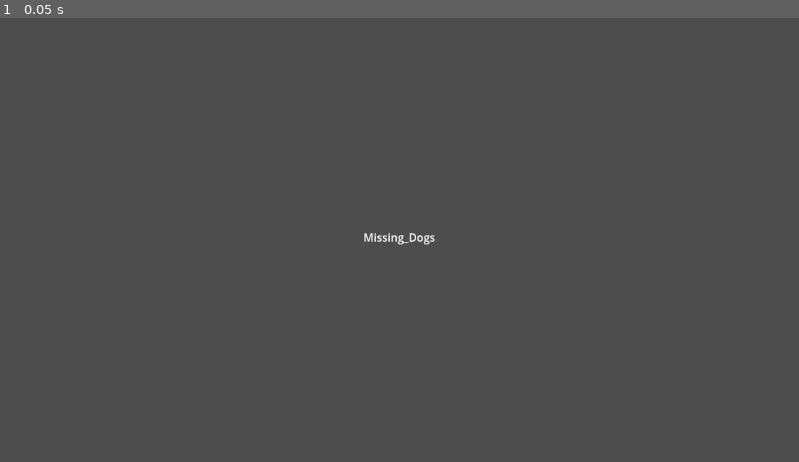
Above: before the commit, frame 1.
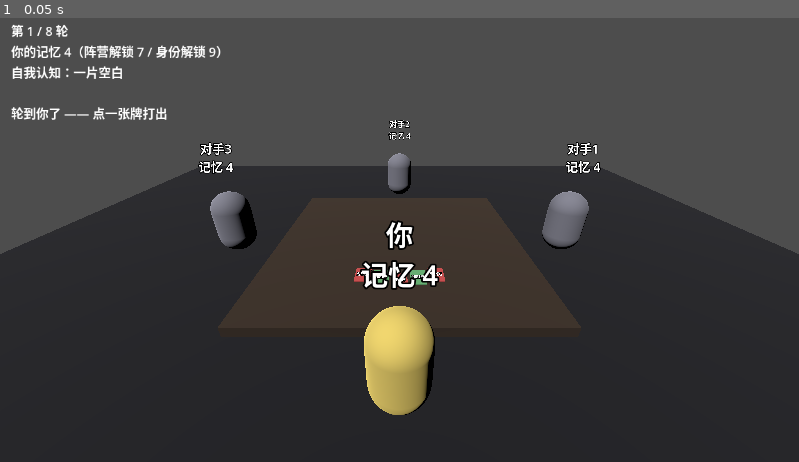
Above: after the commit, the same moment.

Repository: BikiniBottomBall/Missing_Dogs
Game: Godot game, scene res://main.tscn
The game is run twice, just before and just after one commit, with the same random seed, the same clock (stepped at 60 frames per second) and the same inputs.
Inputs:
- Up to frame 1 (0.05 s): no input

The runs differ from the first frame. In frame 1, 63% of the frame differs, in the area x 0-100%, y 1-100%.

Commit message:
第一版 3D 牌桌原型：牌桌循环能转起来了
按确认的方向重写 game/：

- rules.gd   纯规则，不引用任何节点，可无头跑、可单测
             牌池权重、记忆值经济、解锁阈值都取自 docs/design-validation.md
- ai.gd      对手逻辑，第一版够活就行
- main.gd    3D 场景搭建（几何体占位）+ 手牌点击 + 回合驱动
- main.tscn  Node3D + main.gd

验证方式：
  godot --headless --path game -- --auto
  AUTO_RESULT winner=0 rounds=5 guard=20
    seat 0 ident=救援者 memory=-1 alive=false
    seat 1 ident=追捕者 memory=0  alive=false
    seat 2 ident=目击者 memory=1  alive=true
    seat 3 ident=卧底   memory=0  alive=false

能无头跑完一整局并分出胜负，退出码 0。交互模式（不带 --auto）跑了 8 秒
没有脚本错误，停在等待玩家操作上。

这一版故意没做：目标选择（现在自动挑目标）、枪与抢枪、身份线索的界面呈现、
剧情与美术。按顺序排在 game/README.md 里了。

顺带修了一个手牌点击的解析错误（_on_card_clicked 少声明了 bind 进来的 index）。

Diff:
--- /dev/null
+++ b/game/ai.gd
@@ -0,0 +1,55 @@
+class_name MDAi
+extends RefCounted
+#
+# 第一版 AI：够活就行，不打磨。
+# 以后要换人格、换策略，只改这一个文件。
+
+
+## 返回 {"index": 手牌下标, "target": 目标座位}；-1 表示没有可打的牌
+static func choose(rules: MDRules, seat: int) -> Dictionary:
+	var p: Dictionary = rules.players[seat]
+	var hand: Array = p["hand"]
+	if hand.is_empty():
+		return {"index": -1, "target": -1}
+
+	var my_mem: int = p["memory"]
+	var suspect := rules.highest_memory_opponent(seat)
+	var helper := rules.lowest_memory_other(seat)
+
+	var best_index := 0
+	var best_score := -999.0
+	var best_target := -1
+
+	for i in hand.size():
+		var cat: int = hand[i]["cat"]
+		var target := -1
+		var score := 0.0
+
+		match cat:
+			MDRules.Cat.REMINISCE:
+				score = 1.4 if my_mem < 7 else 0.8
+			MDRules.Cat.COVER:
+				score = 1.1 if my_mem < 6 else 0.6
+			MDRules.Cat.INVESTIGATE:
+				target = suspect
+				score = 1.0
+			MDRules.Cat.EMPATHY:
+				target = helper
+				score = 1.2 if my_mem < 7 else 0.7
+			MDRules.Cat.HARM:
+				target = suspect
+				if target >= 0:
+					score = 1.3 + 0.15 * float(rules.players[target]["memory"])
+			MDRules.Cat.DECEIVE:
+				target = suspect
+				if target >= 0:
+					score = 1.1 + 0.10 * float(rules.players[target]["memory"])
+
+		if rules.card_needs_target(cat) and target < 0:
+			continue
+		if score > best_score:
+			best_score = score
+			best_index = i
+			best_target = target
+
+	return {"index": best_index, "target": best_target}
--- /dev/null
+++ b/game/main.gd
@@ -0,0 +1,293 @@
+extends Node3D
+#
+# 第一版 3D 牌桌原型。
+#
+# 刻意做得很丑：桌子是方块，人是胶囊，牌是薄片 + 3D 文字。
+# 这一版要验证的不是画面，而是 **牌桌循环能不能转起来**：
+#   点一张牌 -> 结算 -> 记忆值变化 -> 轮到别人 -> 一轮结束记忆全体 -1 -> 直到分出胜负
+#
+# 你自己是座位 0。目标座位目前是自动挑的（杀伤/欺骗/调查打记忆最高的人，
+# 共感给记忆最低的人），因为"点牌再点人"的两段式交互留到下一版。
+#
+# 无头自检：godot --headless --path game -- --auto
+
+const RULES_SCRIPT := preload("res://rules.gd")
+const AI_SCRIPT := preload("res://ai.gd")
+
+const SEAT_RADIUS := 1.15
+const CARD_W := 0.09
+const CARD_D := 0.13
+const PLAYER_SEAT := 0
+
+const CAT_COLORS := [
+	Color(0.35, 0.55, 0.85),  # 调查
+	Color(0.40, 0.70, 0.45),  # 掩护
+	Color(0.75, 0.65, 0.35),  # 追忆
+	Color(0.80, 0.45, 0.65),  # 共感
+	Color(0.80, 0.30, 0.30),  # 杀伤
+	Color(0.55, 0.35, 0.75),  # 欺骗
+]
+
+var rules: MDRules
+var hand_root: Node3D
+var seat_labels: Array = []
+var status_label: Label
+var busy := false
+var auto_mode := false
+
+
+func _ready() -> void:
+	auto_mode = "--auto" in OS.get_cmdline_user_args()
+	_build_room()
+	_build_ui()
+
+	rules = RULES_SCRIPT.new()
+	rules.setup(randi())
+
+	_refresh()
+	if auto_mode:
+		_run_auto()
+	else:
+		_maybe_ai_turn()
+
+
+# ---------------------------------------------------------------- 场景搭建
+
+func _build_room() -> void:
+	var light := DirectionalLight3D.new()
+	light.rotation_degrees = Vector3(-55, -40, 0)
+	light.light_energy = 1.1
+	add_child(light)
+
+	var cam := Camera3D.new()
+	cam.position = Vector3(0, 1.05, 1.85)
+	cam.look_at_from_position(Vector3(0, 1.05, 1.85), Vector3(0, 0.05, 0))
+	cam.current = true
+	add_child(cam)
+
+	# 地板
+	var floor_mesh := MeshInstance3D.new()
+	var floor_box := BoxMesh.new()
+	floor_box.size = Vector3(8, 0.02, 8)
+	floor_mesh.mesh = floor_box
+	floor_mesh.position = Vector3(0, -0.5, 0)
+	floor_mesh.material_override = _mat(Color(0.10, 0.10, 0.12))
+	add_child(floor_mesh)
+
+	# 桌子
+	var table := MeshInstance3D.new()
+	var table_box := BoxMesh.new()
+	table_box.size = Vector3(1.7, 0.06, 1.7)
+	table.mesh = table_box
+	table.material_override = _mat(Color(0.22, 0.17, 0.13))
+	add_child(table)
+
+	# 四个座位 + 记忆值标签
+	for s in MDRules.SEATS:
+		var pos := _seat_position(s)
+
+		var body := MeshInstance3D.new()
+		var cap := CapsuleMesh.new()
+		cap.radius = 0.12
+		cap.height = 0.42
+		body.mesh = cap
+		body.position = pos + Vector3(0, 0.18, 0)
+		body.material_override = _mat(Color(0.5, 0.5, 0.55) if s != PLAYER_SEAT else Color(0.9, 0.8, 0.4))
+		add_child(body)
+
+		var lbl := Label3D.new()
+		lbl.font_size = 48
+		lbl.pixel_size = 0.0016
+		lbl.billboard = BaseMaterial3D.BILLBOARD_ENABLED
+		lbl.position = pos + Vector3(0, 0.62, 0)
+		lbl.text = ""
+		add_child(lbl)
+		seat_labels.append(lbl)
+
+	hand_root = Node3D.new()
+	hand_root.position = Vector3(0, 0.06, 0.52)
+	add_child(hand_root)
+
+
+func _build_ui() -> void:
+	var layer := CanvasLayer.new()
+	add_child(layer)
+	status_label = Label.new()
+	status_label.position = Vector2(16, 12)
+	status_label.add_theme_font_size_override("font_size", 18)
+	layer.add_child(status_label)
+
+
+func _mat(c: Color) -> StandardMaterial3D:
+	var m := StandardMaterial3D.new()
+	m.albedo_color = c
+	return m
+
+
+func _seat_position(s: int) -> Vector3:
+	var a := deg_to_rad(90.0 * float(s))
+	return Vector3(sin(a) * SEAT_RADIUS, 0.0, cos(a) * SEAT_RADIUS)
+
+
+# ---------------------------------------------------------------- 渲染刷新
+
+func _refresh() -> void:
+	for s in MDRules.SEATS:
+		var p: Dictionary = rules.players[s]
+		var name_text := "你" if s == PLAYER_SEAT else "对手%d" % s
+		if not p["alive"]:
+			seat_labels[s].text = "%s\n记忆 %d · 出局" % [name_text, maxi(p["memory"], 0)]
+		else:
+			seat_labels[s].text = "%s\n记忆 %d" % [name_text, p["memory"]]
+
+	for child in hand_root.get_children():
+		child.queue_free()
+
+	var hand: Array = rules.players[PLAYER_SEAT]["hand"]
+	var n := hand.size()
+	for i in n:
+		var x := (float(i) - float(n - 1) * 0.5) * (CARD_W + 0.015)
+		var card := _make_card(hand[i]["cat"], i)
+		card.position = Vector3(x, 0.0, -absf(x) * 0.25)
+		hand_root.add_child(card)
+
+	_update_status()
+
+
+func _update_status() -> void:
+	var p: Dictionary = rules.players[PLAYER_SEAT]
+	var lines := []
+	lines.append("第 %d / %d 轮" % [mini(rules.round_num, MDRules.MAX_ROUNDS), MDRules.MAX_ROUNDS])
+	lines.append("你的记忆 %d（阵营解锁 %d / 身份解锁 %d）" % [
+		p["memory"], MDRules.FACTION_UNLOCK, MDRules.IDENTITY_UNLOCK,
+	])
+	var know := rules.self_knowledge(PLAYER_SEAT)
+	if know == 0:
+		lines.append("自我认知：一片空白")
+	elif know == 1:
+		lines.append("自我认知：你隐约知道自己站在哪一边了")
+	else:
+		lines.append("自我认知：你想起了自己是谁")
+	if rules.over:
+		lines.append("")
+		lines.append("对局结束：" + ("好人胜" if rules.winner == 0 else "卧底胜"))
+	elif rules.current == PLAYER_SEAT:
+		lines.append("")
+		lines.append("轮到你了 —— 点一张牌打出")
+	else:
+		lines.append("")
+		lines.append("等待对手…")
+	status_label.text = "\n".join(lines)
+
+
+func _make_card(cat: int, index: int) -> Area3D:
+	var area := Area3D.new()
+
+	var mi := MeshInstance3D.new()
+	var box := BoxMesh.new()
+	box.size = Vector3(CARD_W, 0.006, CARD_D)
+	mi.mesh = box
+	mi.material_override = _mat(CAT_COLORS[cat])
+	area.add_child(mi)
+
+	var cs := CollisionShape3D.new()
+	var shape := BoxShape3D.new()
+	shape.size = Vector3(CARD_W, 0.03, CARD_D)
+	cs.shape = shape
+	area.add_child(cs)
+
+	var lbl := Label3D.new()
+	lbl.text = MDRules.CAT_NAMES[cat]
+	lbl.font_size = 40
+	lbl.pixel_size = 0.0009
+	lbl.rotation_degrees = Vector3(-90, 0, 0)
+	lbl.position = Vector3(0, 0.006, 0)
+	lbl.modulate = Color(1, 1, 1)
+	area.add_child(lbl)
+
+	area.input_event.connect(_on_card_clicked.bind(index))
+	return area
+
+
+# ---------------------------------------------------------------- 交互
+
+func _on_card_clicked(
+	_camera: Node, event: InputEvent, _pos: Vector3, _normal: Vector3, _shape: int, index: int
+) -> void:
+	if busy or rules.over:
+		return
+	if not (event is InputEventMouseButton and event.pressed and event.button_index == MOUSE_BUTTON_LEFT):
+		return
+	if rules.current != PLAYER_SEAT:
+		return
+	_play_card(PLAYER_SEAT, index)
+
+
+func _auto_target(seat: int, cat: int) -> int:
+	if cat == MDRules.Cat.EMPATHY:
+		return rules.lowest_memory_other(seat)
+	return rules.highest_memory_opponent(seat)
+
+
+func _play_card(seat: int, index: int) -> void:
+	var hand: Array = rules.players[seat]["hand"]
+	if index < 0 or index >= hand.size():
+		return
+	var cat: int = hand[index]["cat"]
+	var target := -1
+	if rules.card_needs_target(cat):
+		target = _auto_target(seat, cat)
+
+	busy = true
+	rules.play(seat, index, target)
+	_refresh()
+	busy = false
+	_maybe_ai_turn()
+
+
+func _maybe_ai_turn() -> void:
+	if auto_mode:
+		return
+	if rules.over or rules.current == PLAYER_SEAT:
+		return
+	busy = true
+	await get_tree().create_timer(0.45).timeout
+	busy = false
+	if rules.over:
+		return
+	var seat: int = rules.current
+	var choice: Dictionary = AI_SCRIPT.choose(rules, seat)
+	var ok: bool = false
+	if choice["index"] >= 0:
+		ok = rules.play(seat, choice["index"], choice["target"])
+	if not ok:
+		# AI 打不出牌（理论上不该发生）：直接标记它这轮已行动，避免卡死
+		rules.players[seat]["acted"] = true
+		rules._advance()
+	_refresh()
+	_maybe_ai_turn()
+
+
+# ---------------------------------------------------------------- 无头自检
+
+func _run_auto() -> void:
+	var guard := 0
+	while not rules.over and guard < 4000:
+		guard += 1
+		var seat: int = rules.current
+		var choice: Dictionary = AI_SCRIPT.choose(rules, seat)
+		var ok: bool = false
+		if choice["index"] >= 0:
+			ok = rules.play(seat, choice["index"], choice["target"])
+		if not ok:
+			rules.players[seat]["acted"] = true
+			rules._advance()
+	print("AUTO_RESULT winner=%d rounds=%d guard=%d" % [rules.winner, rules.round_num, guard])
+	for s in MDRules.SEATS:
+		var p: Dictionary = rules.players[s]
+		print("  seat %d ident=%s memory=%d alive=%s" % [
+			s, MDRules.IDENT_NAMES[p["ident"]], p["memory"], str(p["alive"]),
+		])
+	_refresh()
+	await get_tree().process_frame
+	get_tree().quit(0 if rules.over else 1)
--- a/game/main.tscn
+++ b/game/main.tscn
@@ -1,26 +1,6 @@
-[gd_scene format=3]
+[gd_scene load_steps=2 format=3]
 
-[node name="Main" type="Control"]
-layout_mode = 3
-anchors_preset = 15
-anchor_right = 1.0
-anchor_bottom = 1.0
-grow_horizontal = 2
-grow_vertical = 2
+[ext_resource type="Script" path="res://main.gd" id="1_main"]
 
-[node name="Title" type="Label" parent="."]
-layout_mode = 1
-anchors_preset = 8
-anchor_left = 0.5
-anchor_top = 0.5
-anchor_right = 0.5
-anchor_bottom = 0.5
-offset_left = -200.0
-offset_top = -20.0
-offset_right = 200.0
-offset_bottom = 20.0
-grow_horizontal = 2
-grow_vertical = 2
-text = "Missing_Dogs"
-horizontal_alignment = 1
-vertical_alignment = 1
+[node name="Main" type="Node3D"]
+script = ExtResource("1_main")
--- /dev/null
+++ b/game/rules.gd
@@ -0,0 +1,276 @@
+class_name MDRules
+extends RefCounted
+#
+# 纯规则层：不引用任何节点、不碰渲染，因此可以无头跑、可以单测。
+# 数值来自 docs/design-validation.md（已经过蒙特卡洛验证的那一版）。
+
+const SEATS := 4
+const MEMORY_START := 4
+const MEMORY_CAP := 10
+const FACTION_UNLOCK := 7
+const IDENTITY_UNLOCK := 9
+const MAX_ROUNDS := 8
+const HAND_CAP := 7
+
+enum Cat { INVESTIGATE, COVER, REMINISCE, EMPATHY, HARM, DECEIVE }
+enum Ident { HUNTER, WITNESS, RESCUER, MOLE }
+
+const CAT_NAMES := ["调查", "掩护", "追忆", "共感", "杀伤", "欺骗"]
+const IDENT_NAMES := ["追捕者", "目击者", "救援者", "卧底"]
+
+# 前三位是三个好人子身份，第四位是卧底。列顺序同 Cat。
+const POOLS := [
+	[36, 14, 16, 18, 8, 10],
+	[18, 32, 16, 18, 8, 10],
+	[12, 16, 38, 18, 8, 10],
+	[12, 12, 15, 6, 28, 22],
+]
+# 通用牌：与身份无关，不泄露信息
+const UTILITY := [20, 25, 20, 10, 10, 15]
+
+var rng := RandomNumberGenerator.new()
+var round_num := 0
+var players: Array = []
+var current := 0
+var history: Array = []
+var over := false
+var winner := -1  # 0 好人胜 / 1 卧底胜 / -1 未结束
+
+
+func setup(seed_value: int) -> void:
+	rng.seed = seed_value
+	players.clear()
+	history.clear()
+	over = false
+	winner = -1
+	round_num = 1
+
+	var idents := [Ident.HUNTER, Ident.WITNESS, Ident.RESCUER, Ident.MOLE]
+	for i in range(idents.size() - 1, 0, -1):
+		var j := rng.randi_range(0, i)
+		var tmp = idents[i]
+		idents[i] = idents[j]
+		idents[j] = tmp
+
+	for s in SEATS:
+		players.append({
+			"ident": idents[s],
+			"memory": MEMORY_START,
+			"alive": true,
+			"hand": [],
+			"shield": 0,
+			"acted": false,
+		})
+
+	for s in SEATS:
+		_draw(s, 3, 0.0)
+		_draw(s, 2, 1.0)
+
+	current = _first_alive()
+
+
+# ---------------------------------------------------------------- 抽牌
+
+func _draw(seat: int, n: int, imprint_chance: float) -> void:
+	var p: Dictionary = players[seat]
+	var pool: Array = POOLS[p["ident"]]
+	for _i in n:
+		if p["hand"].size() >= HAND_CAP:
+			return
+		var imprint: bool = rng.randf() < imprint_chance
+		p["hand"].append({"cat": _weighted(pool if imprint else UTILITY), "imprint": imprint})
+
+
+func _weighted(weights: Array) -> int:
+	var total := 0.0
+	for w in weights:
+		total += float(w)
+	var r := rng.randf() * total
+	var acc := 0.0
+	for i in weights.size():
+		acc += float(weights[i])
+		if r < acc:
+			return i
+	return weights.size() - 1
+
+
+# ---------------------------------------------------------------- 回合
+
+func can_act(seat: int) -> bool:
+	return not over and players[seat]["alive"] and not players[seat]["acted"]
+
+
+func card_needs_target(cat: int) -> bool:
+	return cat in [Cat.INVESTIGATE, Cat.EMPATHY, Cat.HARM, Cat.DECEIVE]
+
+
+func play(seat: int, hand_index: int, target: int) -> bool:
+	if not can_act(seat):
+		return false
+	var p: Dictionary = players[seat]
+	if hand_index < 0 or hand_index >= p["hand"].size():
+		return false
+
+	var card: Dictionary = p["hand"][hand_index]
+	var cat: int = card["cat"]
+
+	if card_needs_target(cat):
+		if target < 0 or target >= SEATS or target == seat or not players[target]["alive"]:
+			return false
+	else:
+		target = -1
+
+	p["hand"].remove_at(hand_index)
+	history.append({"seat": seat, "round": round_num, "cat": cat})
+	_apply(seat, cat, target)
+	p["acted"] = true
+	_advance()
+	return true
+
+
+func _apply(seat: int, cat: int, target: int) -> void:
+	var me: Dictionary = players[seat]
+	match cat:
+		Cat.INVESTIGATE:
+			me["memory"] += 1
+		Cat.COVER:
+			me["memory"] += 1
+			me["shield"] += 1
+		Cat.REMINISCE:
+			me["memory"] += 2
+			_draw(seat, 1, 0.5)
+		Cat.EMPATHY:
+			me["memory"] += 1
+			if target >= 0:
+				players[target]["memory"] += 1
+		Cat.HARM:
+			if target >= 0:
+				_deal(target, 2)
+		Cat.DECEIVE:
+			me["memory"] += 1
+			if target >= 0:
+				_deal(target, 1)
+	me["memory"] = mini(me["memory"], MEMORY_CAP)
+
+
+func _deal(seat: int, amount: int) -> void:
+	var t: Dictionary = players[seat]
+	if t["shield"] > 0:
+		t["shield"] -= 1
+	else:
+		t["memory"] -= amount
+
+
+func _advance() -> void:
+	if _check_over():
+		return
+	for i in range(1, SEATS + 1):
+		var s := (current + i) % SEATS
+		if players[s]["alive"] and not players[s]["acted"]:
+			current = s
+			return
+	_finish_round()
+
+
+func _finish_round() -> void:
+	# 失忆会退：每轮结束全体 −1
+	for s in SEATS:
+		var p: Dictionary = players[s]
+		if not p["alive"]:
+			continue
+		p["memory"] = mini(p["memory"], MEMORY_CAP)
+		p["memory"] -= 1
+		if p["memory"] <= 0:
+			p["alive"] = false
+
+	if _check_over():
+		return
+
+	round_num += 1
+	if round_num > MAX_ROUNDS:
+		_finish(1 if _mole_alive() else 0)
+		return
+
+	for s in SEATS:
+		players[s]["acted"] = false
+		if players[s]["alive"]:
+			_draw(s, 1, 0.5)
+
+	current = _first_alive()
+
+
+func _first_alive() -> int:
+	for i in SEATS:
+		if players[i]["alive"]:
+			return i
+	return 0
+
+
+func _mole_alive() -> bool:
+	for i in SEATS:
+		if players[i]["alive"] and players[i]["ident"] == Ident.MOLE:
+			return true
+	return false
+
+
+func _check_over() -> bool:
+	if not _mole_alive():
+		_finish(0)
+		return true
+	var alive := 0
+	for p in players:
+		if p["alive"]:
+			alive += 1
+	if alive <= 2:
+		_finish(1)
+		return true
+	return false
+
+
+func _finish(w: int) -> void:
+	winner = w
+	over = true
+
+
+# ---------------------------------------------------------------- 查询
+
+## 某个座位解锁了什么程度的自我认知
+func self_knowledge(seat: int) -> int:
+	var m: int = players[seat]["memory"]
+	if m >= IDENTITY_UNLOCK:
+		return 2
+	if m >= FACTION_UNLOCK:
+		return 1
+	return 0
+
+
+func alive_seats() -> Array:
+	var out: Array = []
+	for i in SEATS:
+		if players[i]["alive"]:
+			out.append(i)
+	return out
+
+
+func highest_memory_opponent(seat: int) -> int:
+	var best := -1
+	var best_mem := -999
+	for i in SEATS:
+		if i == seat or not players[i]["alive"]:
+			continue
+		if players[i]["memory"] > best_mem:
+			best_mem = players[i]["memory"]
+			best = i
+	return best
+
+
+func lowest_memory_other(seat: int) -> int:
+	var best := -1
+	var best_mem := 999
+	for i in SEATS:
+		if i == seat or not players[i]["alive"]:
+			continue
+		if players[i]["memory"] < best_mem:
+			best_mem = players[i]["memory"]
+			best = i
+	return best
Not shown, added: game/ai.gd.uid
Not shown, added: game/main.gd.uid
Not shown, added: game/rules.gd.uid
